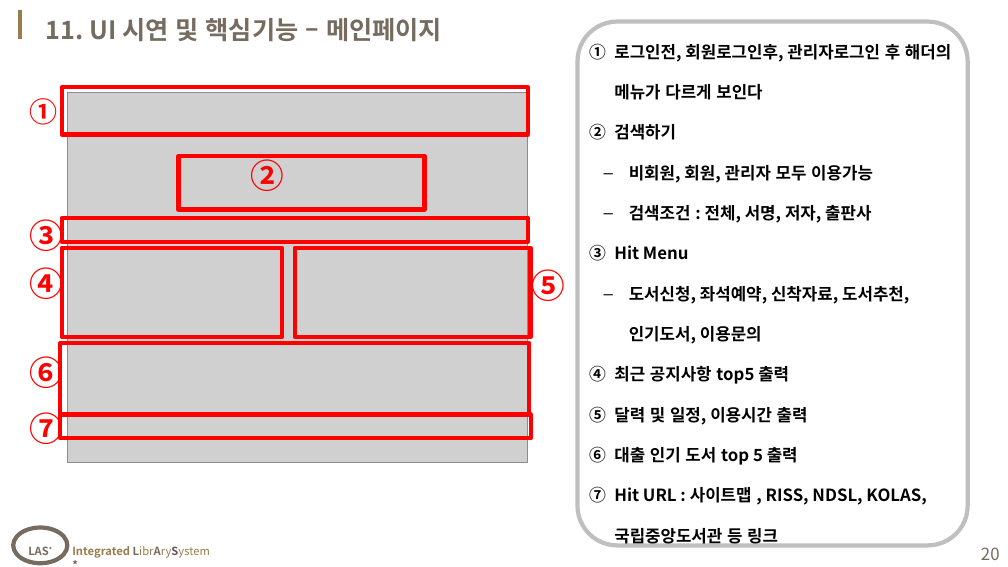
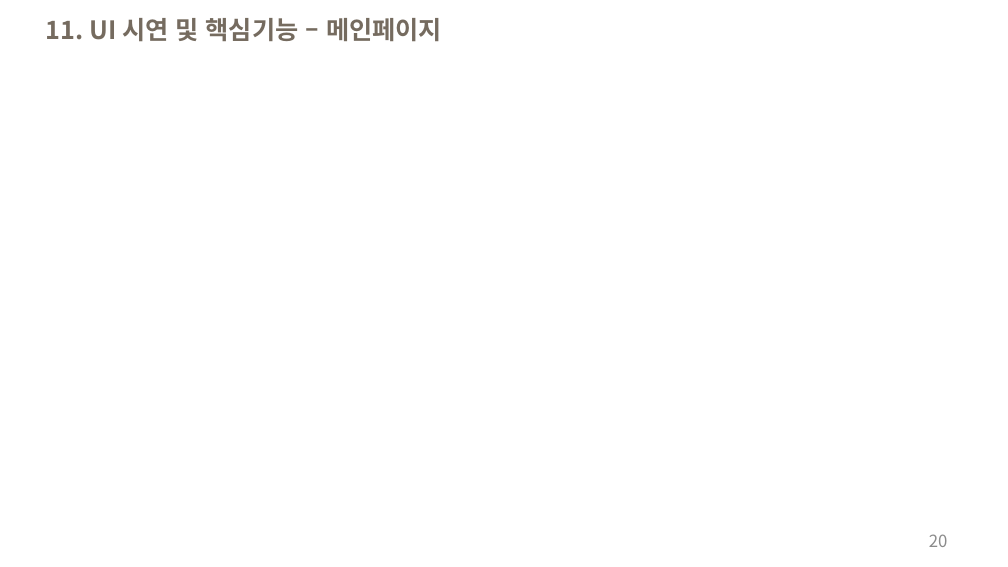
Before and after one commit to houn7145/class, a slide deck: slide 20 of project/EX/ppt가본.pptx. Drawn at 1008x567 pixels with LibreOffice and Linux fonts; fonts in the diff are those of the drawing; grey boxes stand for pictures; background and template pictures are left out. Boxes give left, top, right and bottom in pixels: in the first picture for what was removed or moved away, otherwise in the second. Text is boxed around its words. In the diff, an @@ line names an element or a change of style, - is before the commit and + after.

```diff
--- a/project/EX/ppt가본.pptx
+++ b/project/EX/ppt가본.pptx
@@ line removed from (20, 10) to (20, 39) @@
@@ rounded rectangle removed at (578, 21, 968, 545) @@
-1. 로그인전, 회원로그인후, 관리자로그인 후 해더의 메뉴가 다르게 보인다
-2. 검색하기
-  – 비회원, 회원, 관리자 모두 이용가능
-  – 검색조건 : 전체, 서명, 저자, 출판사
-3. Hit Menu
-  – 도서신청, 좌석예약, 신착자료, 도서추천, 인기도서, 이용문의
-4. 최근 공지사항 top5 출력
-5. 달력 및 일정, 이용시간 출력
-6. 대출 인기 도서 top 5 출력
-7. Hit URL : 사이트맵 , RISS, NDSL, KOLAS, 국립중앙도서관 등 링크
@@ group removed at (30, 87, 565, 462): 7 texts, 7 rectangles, 1 picture @@
-①
-②
-③
-④
-⑤
-⑥
-⑦
@@ ellipse removed at (13, 527, 68, 562) @@
-LAS*
@@ page number: place and size @@
-page number at (981, 547, 1000, 560)
+page number at (929, 534, 948, 547)
@@ page number at (929, 534, 948, 547): text colour #756B5F to #8C8C8C @@
@@ text removed at (72, 546, 210, 558) @@
-Integrated LibrArySystem *
```
Also in this commit, not shown: 21 other slides changed, 2 slides added, 2 slides removed, 9 other files.
